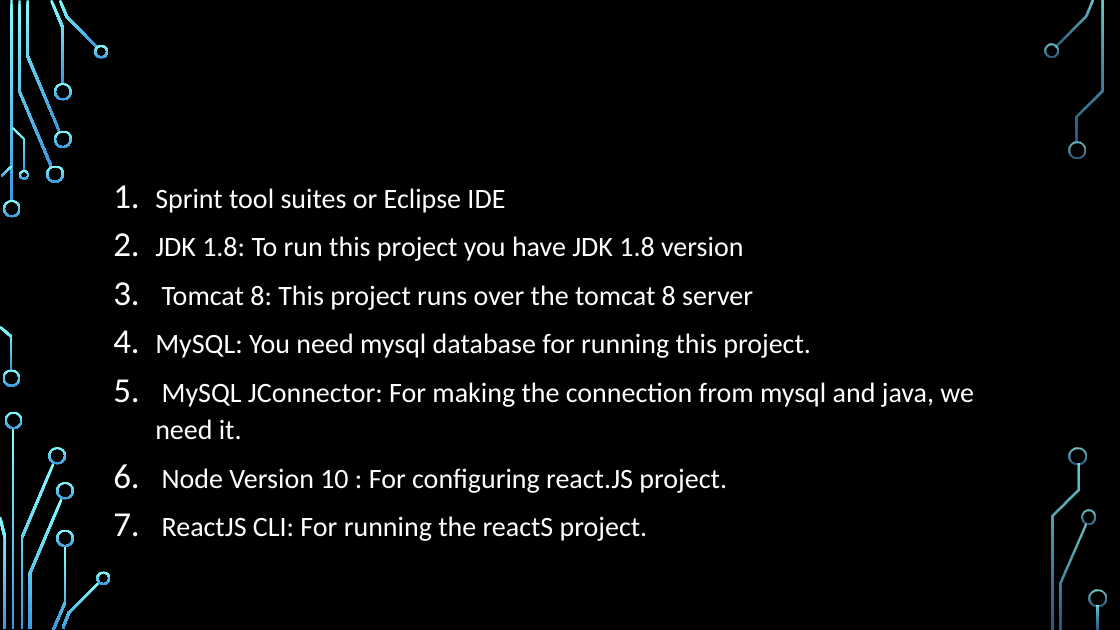
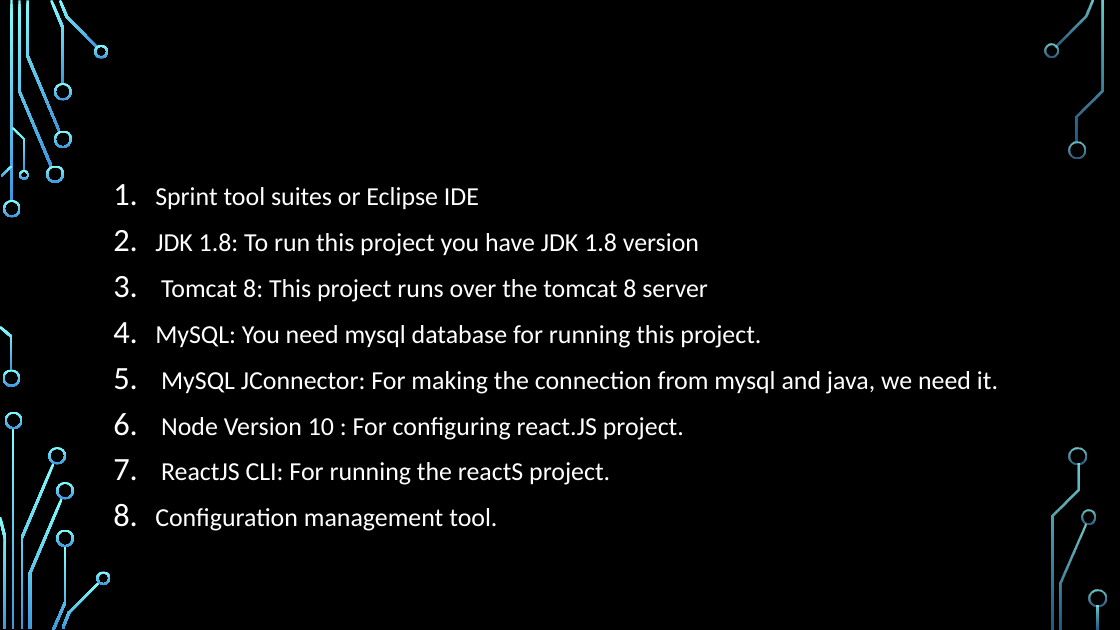
Before and after one commit to iamVishal8947/Campus-Canteen-Management-System, a slide deck: slide 8 of Ppts/CMS presentation.pptx (slide 9 before the commit). Drawn at 1120x630 pixels with LibreOffice and Linux fonts; fonts in the diff are those of the drawing; background and template pictures are left out. Boxes give left, top, right and bottom in pixels: in the first picture for what was removed or moved away, otherwise in the second. Text is boxed around its words. In the diff, an @@ line names an element or a change of style, - is before the commit and + after.

```diff
--- a/Ppts/CMS presentation.pptx
+++ b/Ppts/CMS presentation.pptx
@@ text at (x1=155, y1=187, x2=998, y2=485): size 24 to 22.2 pt @@
@@ text at (x1=155, y1=508, x2=497, y2=531): paragraph added @@
+8. Configuration management tool.
```
Also in this commit, not shown: 6 other slides changed, 7 slides added, 1 slide removed.
